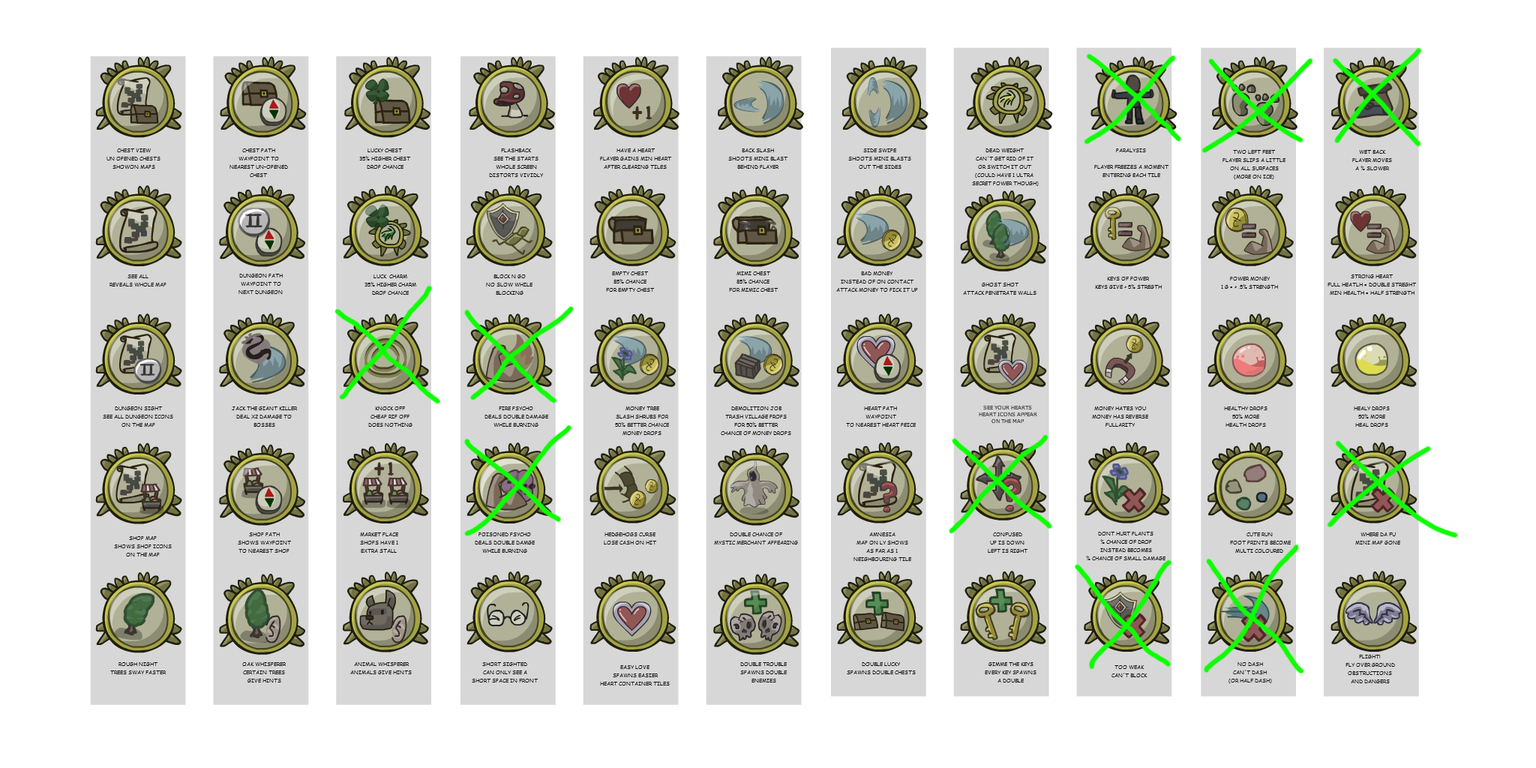
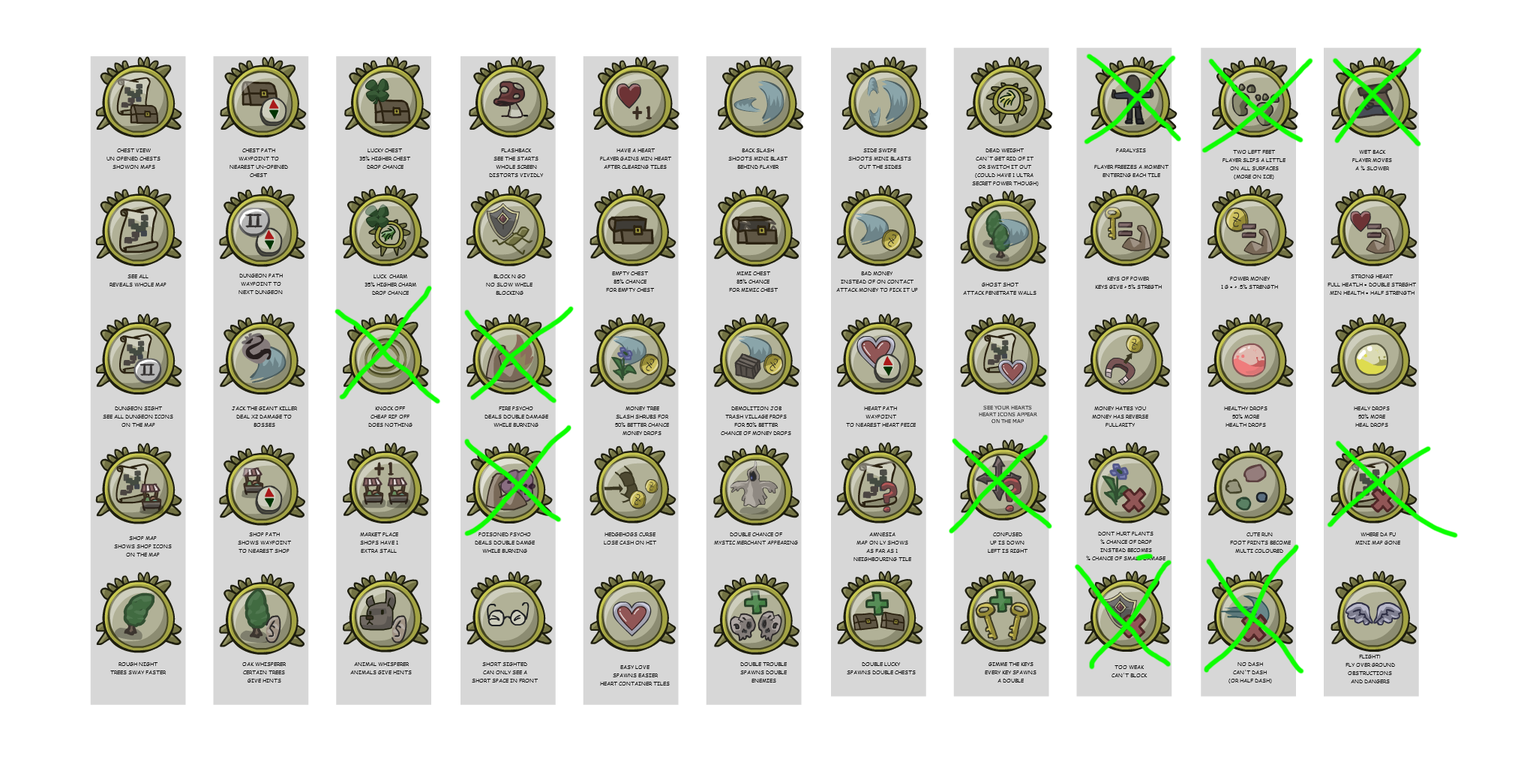
Layered file, before and after one edit (1536×768). Changes by layer:
painted on "Layer 1" over (1135, 552, 1154, 561)
